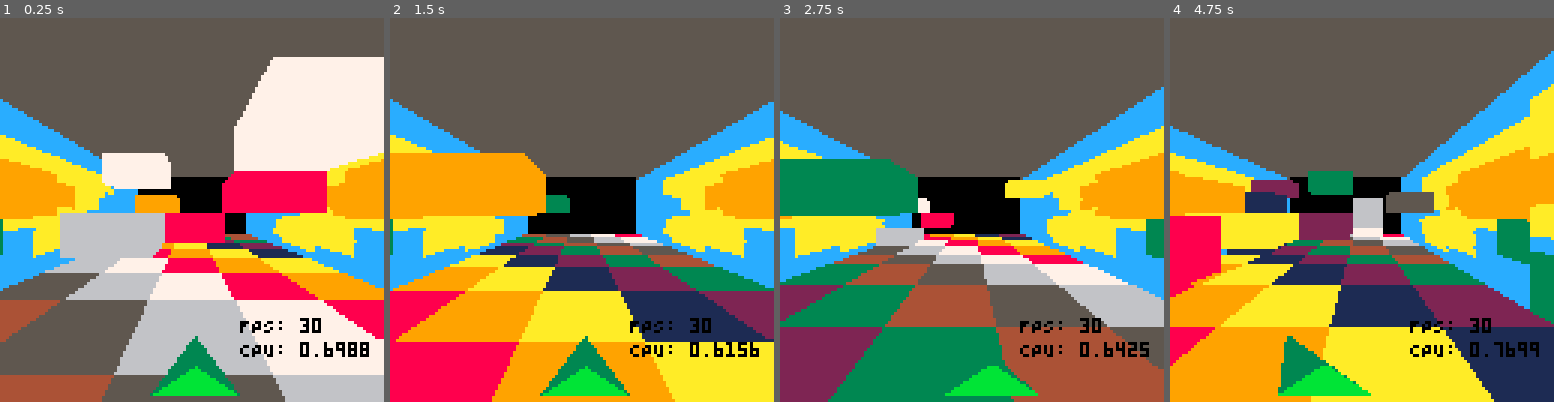
Above: before the commit, frames 1-4 (left to right).
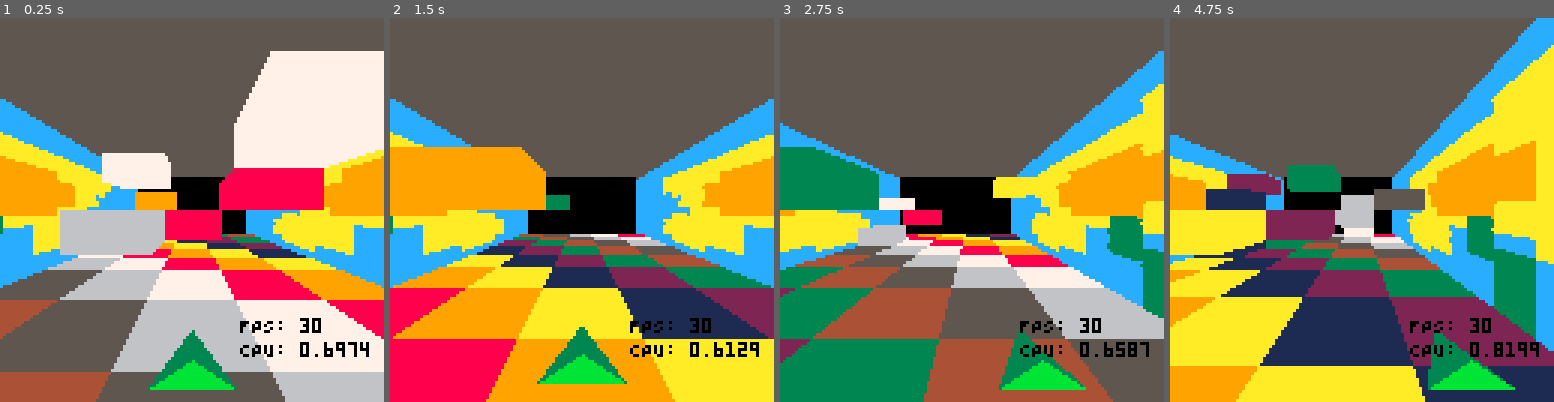
Above: after the commit, the same moments.

Repository: bobgar/pico3d
Game: PICO-8 cartridge 3d.p8
Two runs of this game, one before a commit and one after it. Both use one fixed random seed, a clock stepped at 60 frames per second and the inputs below.
Inputs:
- Up to frame 1 (0.25 s): no input
- Up to frame 2 (1.5 s): tap X (X key) at 0.33, 1.07 s
- Up to frame 3 (2.75 s): hold Right 1.6-2.1 s; tap X (X key) at 1.85 s; hold Up 2.15-2.42 s; hold Right from 2.47 s (still down)
- Up to frame 4 (4.75 s): tap X (X key) at 2.97, 4.08 s; release Right at 3.03 s; hold Left 3.08-3.58 s; hold Down 3.63-3.97 s; hold Right 4.02-4.68 s; hold Up from 4.73 s (still down)

The runs differ from the first frame. In frame 1, 6.4% of the frame differs, in the area x 0-100%, y 8-100%; in frame 2, 6.8%; in frame 3, 36%; in frame 4, 43%, in the area x 0-100%, y 0-100%.

Commit message:
Added collision / jumping

Diff:
--- a/3d.lua
+++ b/3d.lua
@@ -3,15 +3,17 @@
     xsize = 5
     ysize = 5
     zdist = 8
-    px = 1
-    py = 2
+    px = 0
+    py = 0
     pz = 0
     speed = .1
+    advancespeed = 0.01
     vx=0
     vy=0
     advance=.1
-    damp=.98
-    newmove = false;
+    damp=.9
+    ontheground = true
+    gravity = 1
 
     xstep = 256 / (xsize-1)
     ystep = (128 / (ysize-1))
@@ -21,7 +23,7 @@
 
     copy_sprites_to_map(1,0, 8, 4, 0, 0)
     shipx=0
-    shipy=0
+    shipy=-10
     shipz=0
     playerpoints = {
         {x=-15, y=60, z=1},
@@ -53,17 +55,48 @@
 function _update()
     --if btn(⬆️) then vy+= speed  end
     -- if btn(⬇️) then vy-= speed  end
-    if btn(➡️) then vx-= speed/2.0  end
-    if btn(⬅️) then vx+= speed/2.0 end
-    if btnp(⬆️) then shipy-= speed*10  end
-    if btnp(⬇️) then shipy+= speed*10  end
-    if btn(➡️) then shipx+= speed*10  end
-    if btn(⬅️) then shipx-= speed*10 end
-    px+=vx
-    py+=vy
-    vx*=damp
-    vy*=damp
+    if btn(➡️) then px-= speed*20.0  end
+    if btn(⬅️) then px+= speed*20.0 end
+    if btnp(⬆️) then advance += advancespeed  end
+    if btnp(⬇️) then advance -= advancespeed  end
+    if btn(➡️) then shipx+= speed*30  end
+    if btn(⬅️) then shipx-= speed*30 end
+    if btnp(❎ ) and ontheground then vy = -10 end
+
+
+
+    checkdownwardcollision()
+
+    -- px+=vx
+    shipy+=vy
+    -- vx*=damp
     pz+=advance
+end
+
+function checkdownwardcollision()
+    --printh("x: " .. shipx .. "  y: " .. shipy .. "  z: " .. shipz)
+    local ix = (shipx + xstep * 2.5) / xstep
+    local iy = (shipy + ystep * 4) / ystep
+    local iz = (shipz + pz) / zstep
+
+
+    local ny = (shipy+vy+gravity + ystep * 4) / ystep
+    local nz = (shipz + pz + advance) / zstep
+    printh("ix: " .. ceil(ix) .. "  ny: " .. ceil(ny) .. "  iz: " .. ceil(iz))-- .. "  cell  " .. level[ceil(ix)][ceil(ny)][ceil(iz)] )
+    if level[ceil(ix)][ceil(ny)][ceil(iz)] != 0 then
+        vy = 0
+        ontheground = true
+    else
+        vy += gravity
+        ontheground = false
+    end
+
+    if level[ceil(ix)][ceil(iy)][ceil(nz)] != 0 then
+        --printh("crash")
+        _update = nil
+        _draw = nil
+        print("YOU CRASHED")
+    end
 end
 
 function _draw()
@@ -217,14 +250,14 @@
 
 function drawplayer()
 
-    local p1x = (playerpoints[1].x+shipx) / playerpoints[1].z + 64 + px
-    local p1y = (playerpoints[1].y+shipy) / playerpoints[1].z + 64 + py
-    local p2x = (playerpoints[2].x+shipx) / playerpoints[2].z + 64 + px
-    local p2y = (playerpoints[2].y+shipy) / playerpoints[2].z + 64 + py
-    local p3x = (playerpoints[3].x+shipx) / playerpoints[3].z + 64 + px
-    local p3y = (playerpoints[3].y+shipy) / playerpoints[3].z + 64 + py
-    local p4x = (playerpoints[4].x+shipx) / playerpoints[4].z + 64 + px
-    local p4y = (playerpoints[4].y+shipy) / playerpoints[4].z + 64 + py
+    local p1x = (playerpoints[1].x+shipx + px) / playerpoints[1].z + 64
+    local p1y = (playerpoints[1].y+shipy + py) / playerpoints[1].z + 64
+    local p2x = (playerpoints[2].x+shipx + px) / playerpoints[2].z + 64
+    local p2y = (playerpoints[2].y+shipy + py) / playerpoints[2].z + 64
+    local p3x = (playerpoints[3].x+shipx + px) / playerpoints[3].z + 64
+    local p3y = (playerpoints[3].y+shipy + py) / playerpoints[3].z + 64
+    local p4x = (playerpoints[4].x+shipx + px) / playerpoints[4].z + 64
+    local p4y = (playerpoints[4].y+shipy + py) / playerpoints[4].z + 64
 
     --for right now take the most naive appproachh
     color(3)
